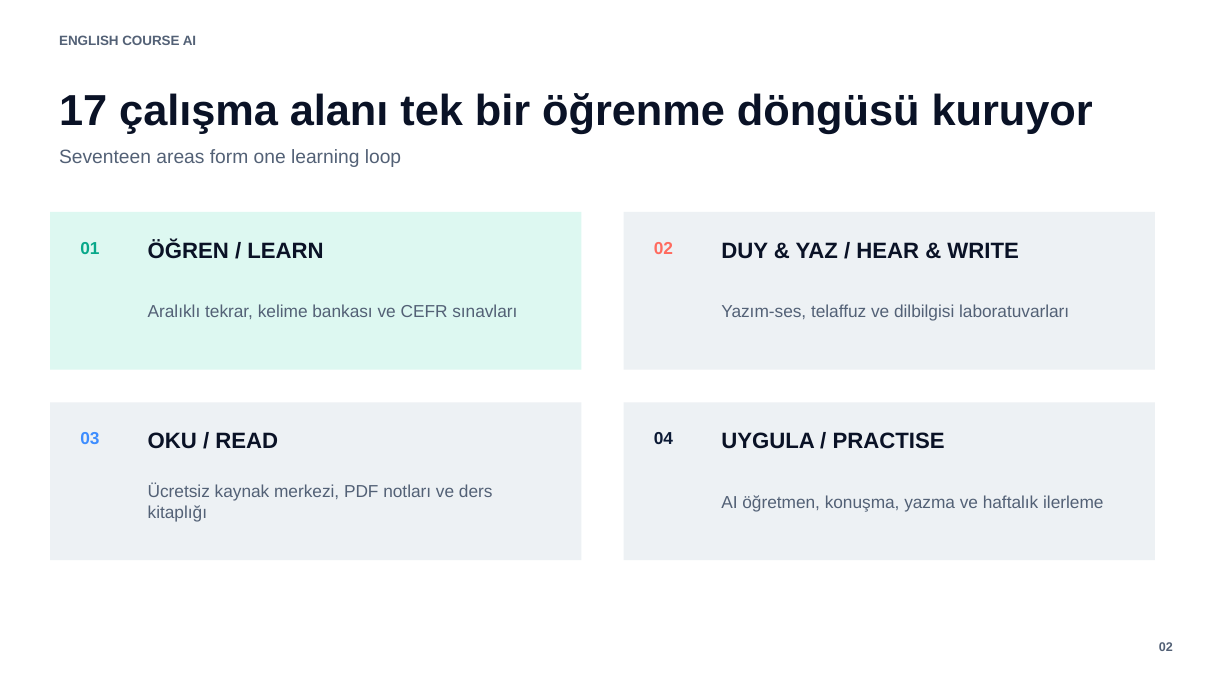
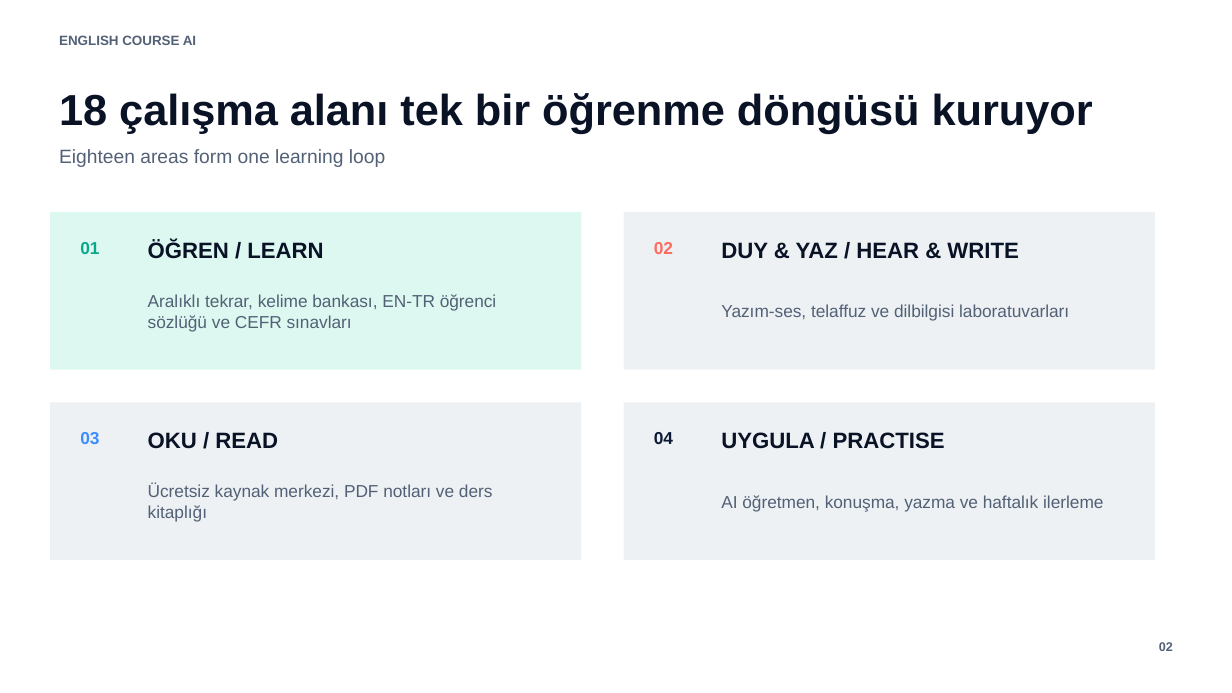
Before and after one commit to Azizsekerdil/EnglishCourseAI, a slide deck: slide 2 of docs/presentation/English-Course-AI-Bilingual.pptx. Drawn at 1232x693 pixels with LibreOffice and Linux fonts; fonts in the diff are those of the drawing. Boxes give left, top, right and bottom in pixels: in the first picture for what was removed or moved away, otherwise in the second. Text is boxed around its words. In the diff, an @@ line names an element or a change of style, - is before the commit and + after.

```diff
--- a/docs/presentation/English-Course-AI-Bilingual.pptx
+++ b/docs/presentation/English-Course-AI-Bilingual.pptx
@@ text at [59,93,1093,133]: text changed @@
-17 çalışma alanı tek bir öğrenme döngüsü kuruyor
+18 çalışma alanı tek bir öğrenme döngüsü kuruyor
@@ text at [59,149,385,167]: text changed @@
-Seventeen areas form one learning loop
+Eighteen areas form one learning loop
@@ text at [148,294,497,331]: text changed @@
-Aralıklı tekrar, kelime bankası ve CEFR sınavları
+Aralıklı tekrar, kelime bankası, EN-TR öğrenci sözlüğü ve CEFR sınavları
```
Also in this commit, not shown: 1 other slide changed, 11 other files.
